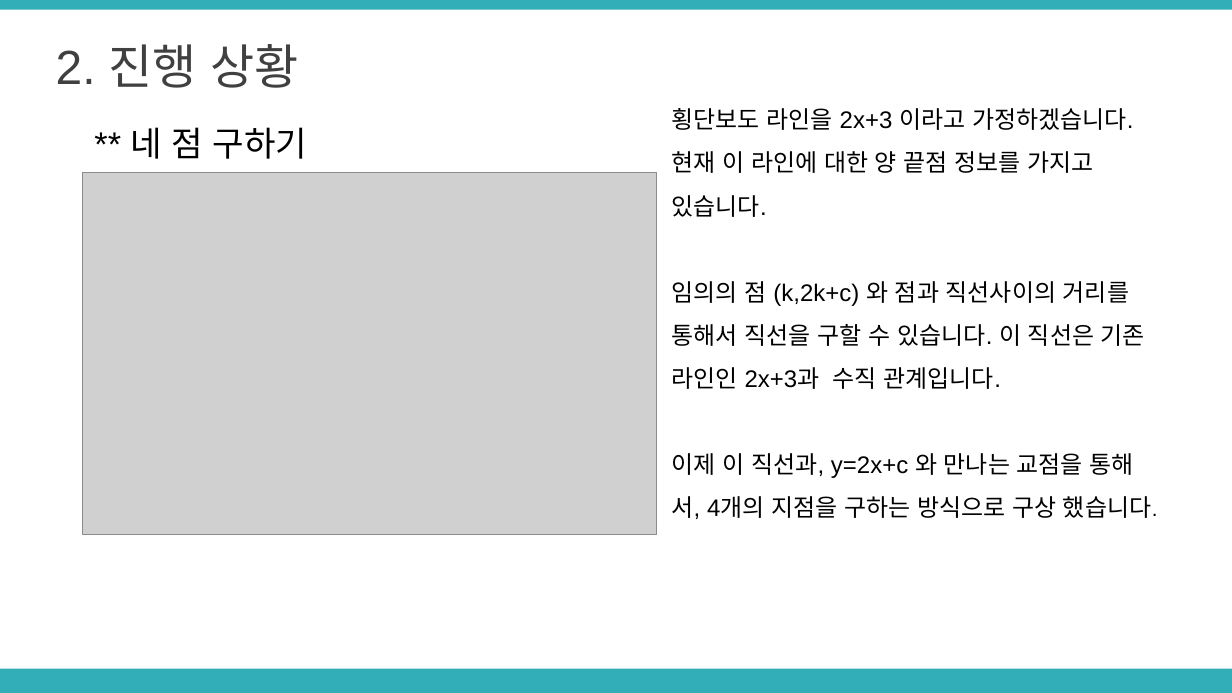
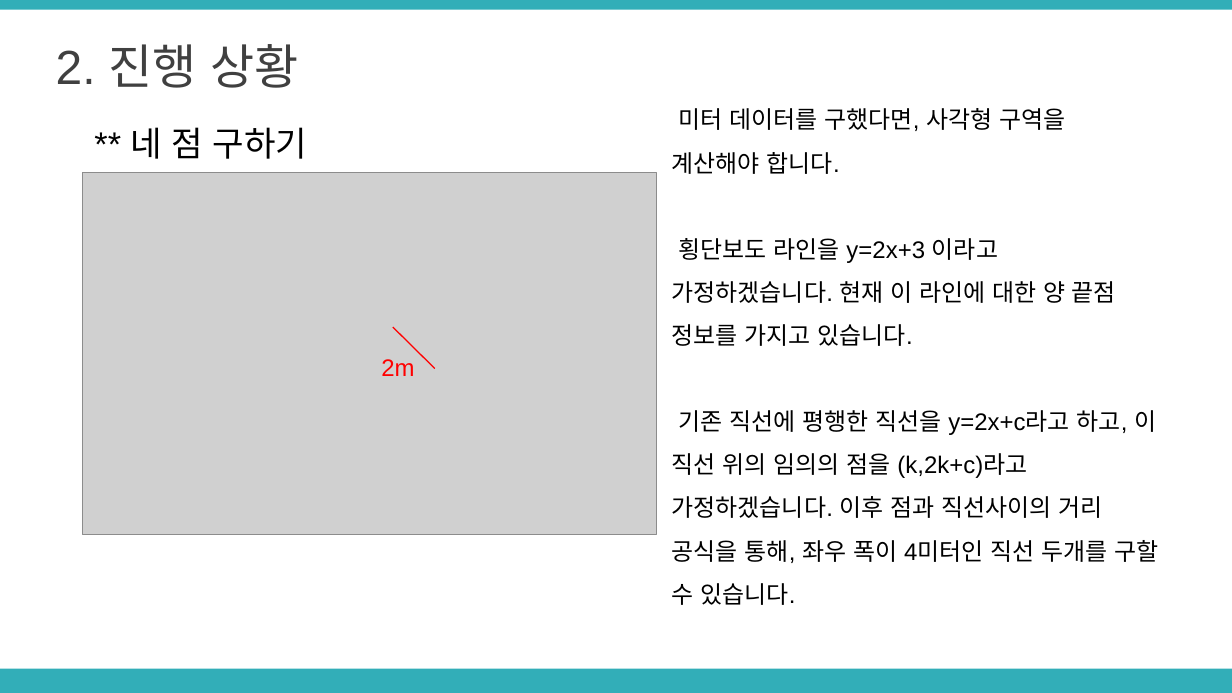
Before and after one commit to LimHyeji/Safety_Assistant, a slide deck: slide 11 of 8주차 중간발표 PPT(6조, 노란돌고래).pptx. Drawn at 1232x693 pixels with LibreOffice and Linux fonts; fonts in the diff are those of the drawing; grey boxes stand for pictures. Boxes give left, top, right and bottom in pixels: in the first picture for what was removed or moved away, otherwise in the second. Text is boxed around its words. In the diff, an @@ line names an element or a change of style, - is before the commit and + after.

```diff
--- a/8주차 중간발표 PPT(6조, 노란돌고래).pptx
+++ b/8주차 중간발표 PPT(6조, 노란돌고래).pptx
@@ text at (672,108,1158,605): text changed @@
-횡단보도 라인을 2x+3 이라고 가정하겠습니다.
-현재 이 라인에 대한 양 끝점 정보를 가지고 있습니다.
-임의의 점 (k,2k+c) 와 점과 직선사이의 거리를 통해서 직선을 구할 수 있습니다. 이 직선은 기존 라인인 2x+3과 수직 관계입니다.
-이제 이 직선과, y=2x+c 와 만나는 교점을 통해서, 4개의 지점을 구하는 방식으로 구상 했습니다.
+미터 데이터를 구했다면, 사각형 구역을 계산해야 합니다.
+횡단보도 라인을 y=2x+3 이라고 가정하겠습니다. 현재 이 라인에 대한 양 끝점 정보를 가지고 있습니다.
+기존 직선에 평행한 직선을 y=2x+c라고 하고, 이 직선 위의 임의의 점을 (k,2k+c)라고 가정하겠습니다. 이후 점과 직선사이의 거리 공식을 통해, 좌우 폭이 4미터인 직선 두개를 구할 수 있습니다.
@@ line added from (393, 328) to (435, 368), #FF0000 0.75 pt @@
@@ text added at (381,359,414,376), 14 pt, text #FF0000 @@
+2m
```
Also in this commit, not shown: 9 other slides changed, 1 slide added.
